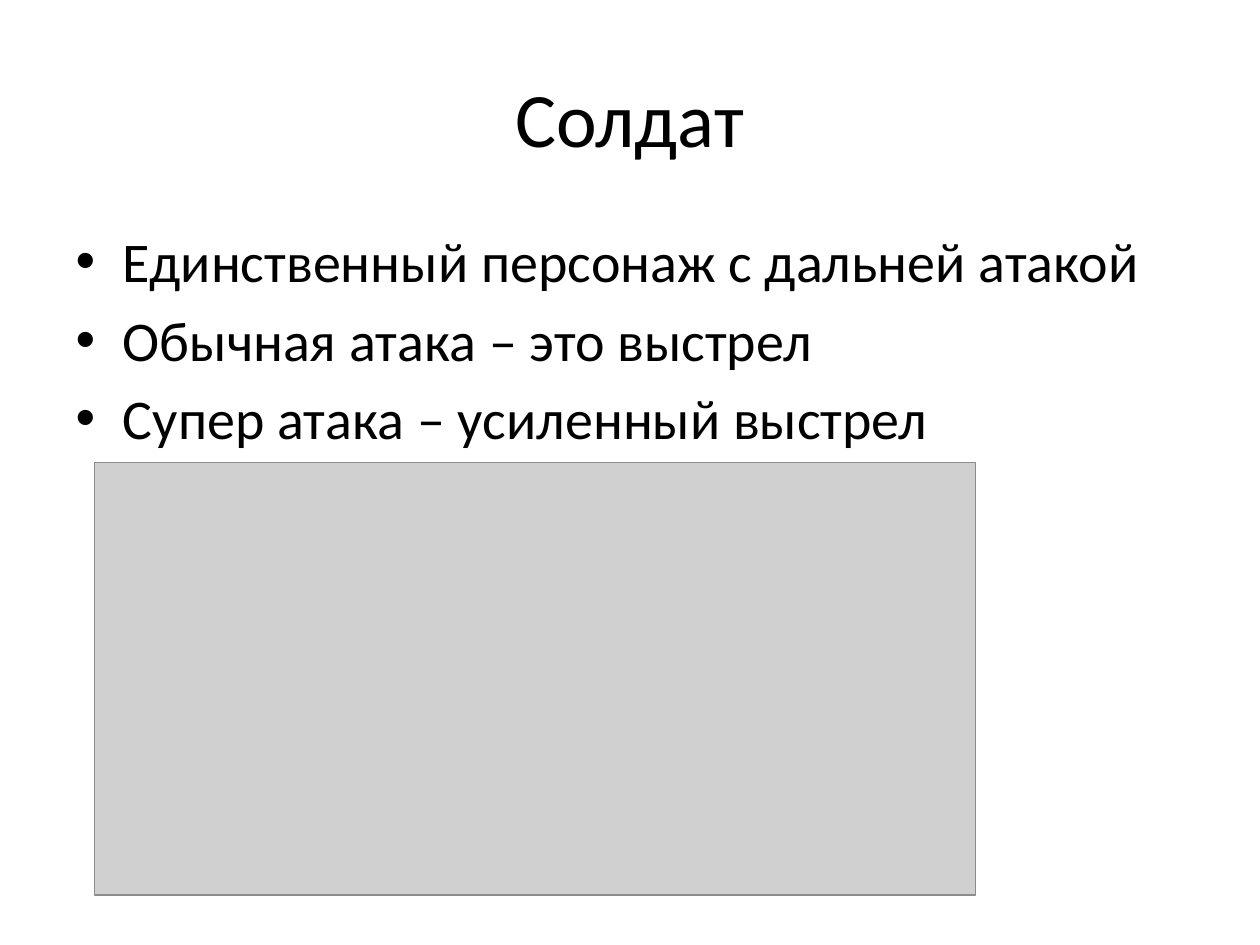
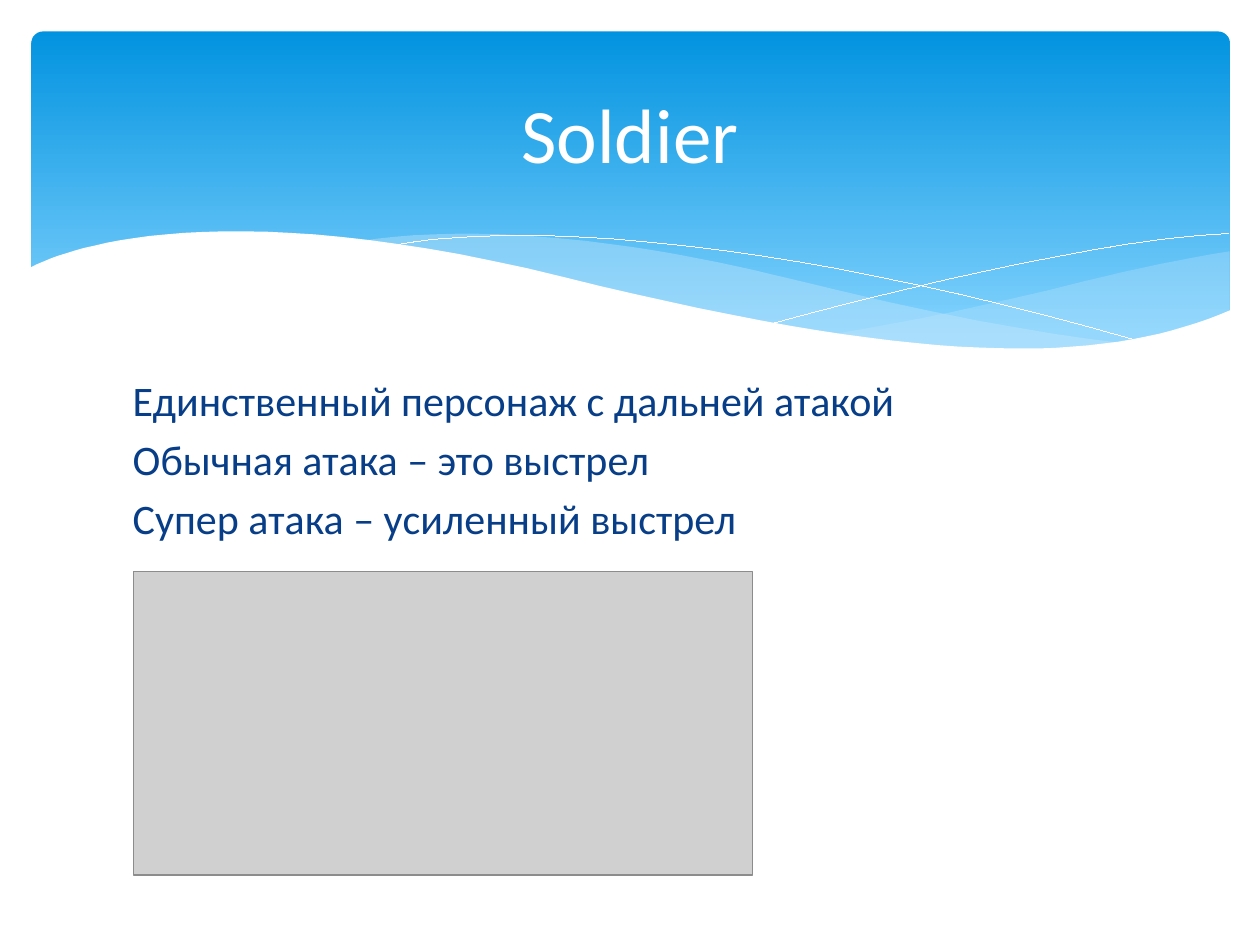
Before and after one commit to NikitaYandex/Project_pygame, a slide deck: slide 5 of Проект pygame.pptx. Drawn at 1260x945 pixels with LibreOffice and Linux fonts; fonts in the diff are those of the drawing; grey boxes stand for pictures. Boxes give left, top, right and bottom in pixels: in the first picture for what was removed or moved away, otherwise in the second. Text is boxed around its words. In the diff, an @@ line names an element or a change of style, - is before the commit and + after.

```diff
--- a/Проект pygame.pptx
+++ b/Проект pygame.pptx
@@ rounded rectangle added at [32,32,1230,372], fill gradient #0293E0 to #83D3FE @@
@@ title at [521,109,738,164]: text changed; text colour #000000 to #FFFFFF @@
-Солдат
+Soldier
@@ group added at [29,232,1231,415]: 5 freeform shapes @@
@@ text "Единственный персонаж с дальней атакой": place and size @@
-text "Единственный персонаж с дальней атакой" at [123,244,1138,448]
+text "Единственный персонаж с дальней атакой" at [133,387,894,541]
@@ text "Единственный персонаж с дальней атакой" at [133,387,894,541]: size 32 to 24 pt, text colour #000000 to #073E87; bullet • to none; less space between paragraphs @@
@@ picture: place and size @@
-picture at [94,462,976,895]
+picture at [134,572,752,876]
```
Also in this commit, not shown: 10 other slides changed, 1 other file.
